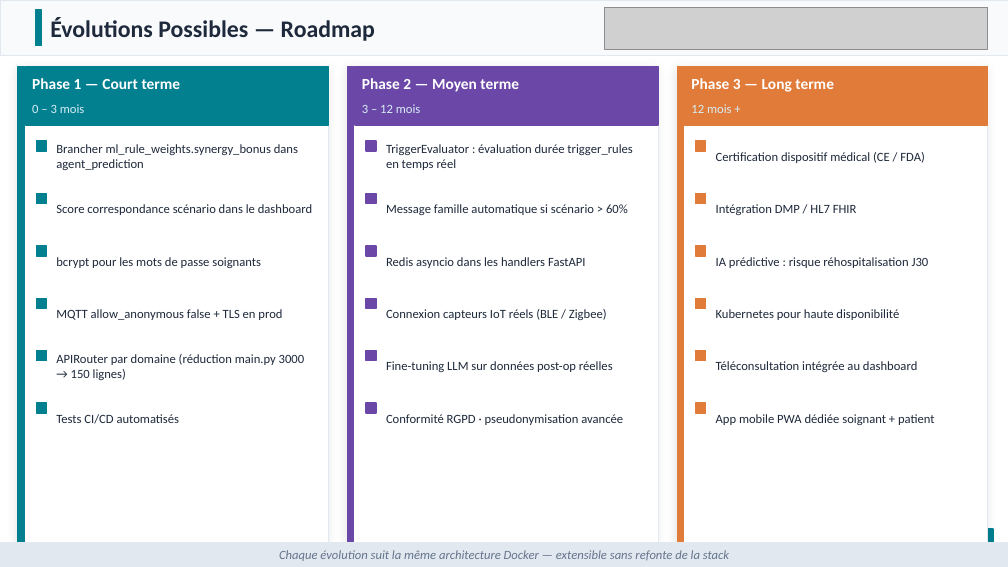
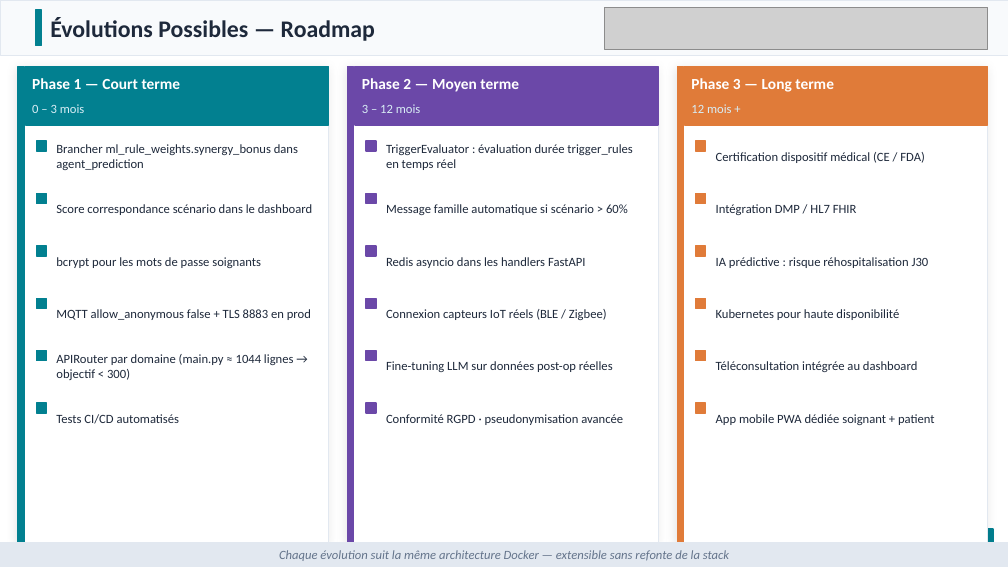
Before and after one commit to Faucourt/epitech_mba2_ehpadMonitor, a slide deck: slide 13 of EHPAD_Monitor.pptx. Drawn at 1008x567 pixels with LibreOffice and Linux fonts; fonts in the diff are those of the drawing; grey boxes stand for pictures. Boxes give left, top, right and bottom in pixels: in the first picture for what was removed or moved away, otherwise in the second. Text is boxed around its words. In the diff, an @@ line names an element or a change of style, - is before the commit and + after.

```diff
--- a/EHPAD_Monitor.pptx
+++ b/EHPAD_Monitor.pptx
@@ text at (56, 309, 311, 320): text changed @@
-MQTT allow_anonymous false + TLS en prod
+MQTT allow_anonymous false + TLS 8883 en prod
@@ text at (56, 354, 294, 380): text changed @@
-APIRouter par domaine (réduction main.py 3000 → 150 lignes)
+APIRouter par domaine (main.py ≈ 1044 lignes → objectif < 300)
```
Also in this commit, not shown: 11 other slides changed, 1 slide added, 1 slide removed.
